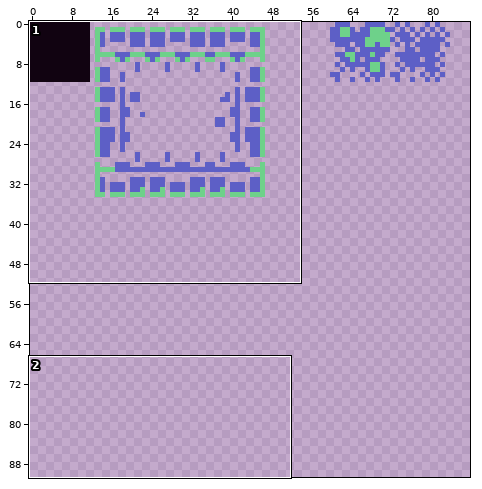
Edited in one commit: sprite sheet (src/assets/tiles.png). The first picture is a wide view before the edit; the outline marks the close-up.
Close-up. Earlier state:
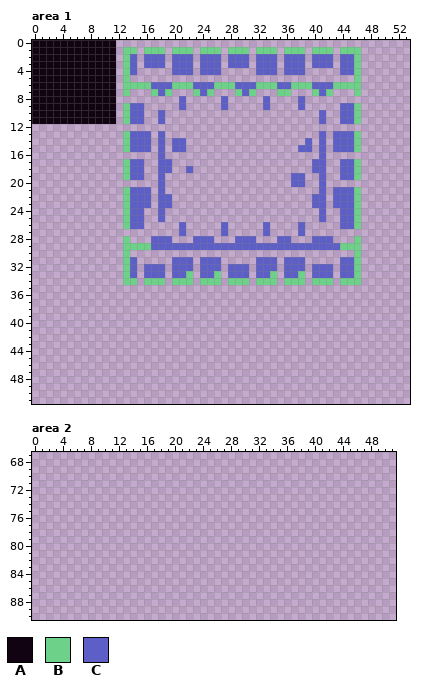
The file is 160x144 pixels. Shown: area 1: x 0..53, y 0..51; area 2: x 0..51, y 67..90. The wide view leaves out empty margins.
Palette (. is transparent): A #110311  B #6ed18a  C #5d5fc6
Pixels before, area 1 (only the part around the change), first column x 0:
 0 AAAAAAAAAAAA.......................................
 1 AAAAAAAAAAAA.BB.BBB.BBB.BBB.BBB.BBB.BBB.BBB.BBB....
 2 AAAAAAAAAAAA.BC.CCC.CCC.CCC.CCC.CCC.CCC.CCC.CCB....
 3 AAAAAAAAAAAA.BC.CCC.CCC.CCC.CCC.CCC.CCC.CCC.CCB....
 4 AAAAAAAAAAAA.BC.....CCC.CCC.....CCC.CCC.....CCB....
 5 AAAAAAAAAAAA.B................................B....
 6 AAAAAAAAAAAA.BBBBCCCBBBCCCBBBCCCBBBCCBBBCCCBBBB....
 7 AAAAAAAAAAAA.B...BCB...BCB...BCB...BB...BCB...B....
 8 AAAAAAAAAAAA.........C.....C.....C....C............
 9 AAAAAAAAAAAA.BCC.....C.....C.....C....C.....CCB....
10 AAAAAAAAAAAA.BCC..C......................C..CCB....
11 AAAAAAAAAAAA.BCC..C......................C..CCB....
12 ...................................................
13 .............BCCC.C......................C.CCCB....
14 .............BCCC.C.CC.................C.C.CCCB....
15 .............BCCC.C.CC................CC.C.CCCB....
16 ..................C......................C.........
17 .............BCC..CC....................CC..CCB....
18 .............BCC..CC..C.................CC..CCB....
19 .............BCC..C..................CC..C..CCB....
20 ..................C..................CC..C.........
21 .............BCCC.C......................C.CCCB....
22 .............BCCC.CC....................CC.CCCB....
23 .............BCCC.CC....................CC.CCCB....
24 .............BCC..C......................C..CCB....
25 .............BCC..C......................C..CCB....
26 .............BCC.....C.....C.....C....C.....CCB....
27 .....................C.....C.....C....C............
28 .............B...CCC...CCC...CCC...CC...CCC...B....
29 .............BBBBCCCCCCCCCCCCCCCCCCCCCCCCCCCBBB....
30 .............B................................B....
31 .............BC.....CCC.CCC.....CCC.CCC.....CCB....
32 .............BC.CCC.CCC.CCC.CCC.CCC.CCC.CCC.CCB....
33 .............BC.CCC.CCB.CCB.CCC.CCB.CCB.CCC.CCB....
34 .............BB.BBB.BBB.BBB.BBB.BBB.BBB.BBB.BBB....
35 ...................................................
36 ...................................................
37 ...................................................
38 ...................................................
39 ...................................................
40 ...................................................
41 ...................................................
42 ...................................................
43 ...................................................
44 ...................................................
45 ...................................................
46 ...................................................
47 ...................................................
48 ...................................................
49 ...................................................
50 ...................................................
51 ...................................................
Now the later version:
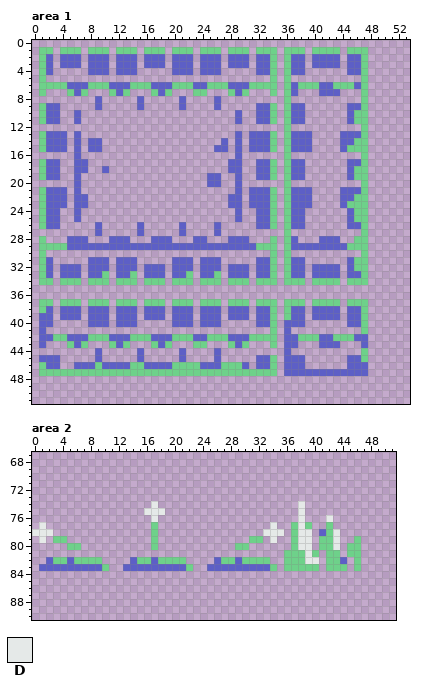
Colours new in this view: D #e5e9e8
The edit:
Changed rows in their new state; - is an unchanged pixel.
Area 1:
first column x 0:
 0 ............------------------------------------
 1 .BB.BBB.BBB.B------------------------------B.--B
 2 .BC.CCC.CCC.CC--------------------B-B------C.-CB
 3 .BC.CCC.CCC.CC--------------------B-B------C.-CB
 4 .BC.....CCC.CC--------------------B-B-------.-CB
 5 .B..........-.--------------------B-B---------.B
 6 .BBBBCCCBBBCCC-----------B--C--B---.BC--B-----CB
 7 .B...BCB...BC-----------B.--BCB.--B.-C--.-CC--.B
 8 .........C..---C----------C.-----.--B-.--------B
 9 .BCC.....C..-..-----------C.----C-B-BC------.-CB
10 .BCC..C.....-...--.----------C--CCB-BCC--.--.--B
11 .BCC..C.....-...--.----------C--CCB-BCC--.--.--B
12 ------------------------------------B----------B
13 -BCCC-C------....-.----------C-CCCB-BCCC-.-.--CB
14 -BCCC-C-CC---....-.-..-----C-C-CCCB-BCC--.-.---B
15 -BCCC-C-CC---....-.-..----CC-C-CCCB-BC---.-.-B-B
16 ------C-----------.----------C------B----.-----B
17 -BCC--CC-----...--..--------CC--CCB-BCC-..--.-CB
18 -BCC--CC--C--...--..--.-----CC--CCB-BCC-..--.--B
19 -BCC--C------...--.------CC--C--CCB-B----.--.--B
20 ------C-----------.------CC--C------B..--.-----B
21 -BCCC-C------....-.----------C-CCCB-BCCC-.-.--CB
22 -BCCC-CC-----....-..--------CC-CCCB-BCCC..-.---B
23 -BCCC-CC-----....-..--------CC-CCCB-BCCC..-.-B-B
24 -BCC--C------...--.----------C--CCB-BCC--.--.--B
25 -BCC--C------...--.----------C--CCB-BCC--.--.--B
26 -BCC-----C---..-----------C.----C-B-BC------.-CB
27 ---------C-----C----------C.-----.--B-.--------B
28 -B---CCC---CCC-----------.--C--.--B.BC--.--C---B
29 -BBBBCCCCCCCCCCCC---------------BBB.B-------C--B
30 -B-----------.--------------------B-B---------.B
31 -BC-----CCC-CC--------------------B-B-------.--B
32 -BC-CCC-CCC-CC--------------------B-B------C.--B
33 -BC-CCC-CCB-CCB---------------------B-C----C.-CB
34 -BB-BBB-BBB-B------------------------------B.--B
37 -BB-BBB-BBB-BBB-BBB-BBB-BBB-BBB-BBB-BBB-BBBB-BBB
38 -BC-CCC-CCC-CCC-CCC-CCC-CCC-CCC-CCB-BCC-CCCC-CCB
39 -CC-CCC-CCC-CCC-CCC-CCC-CCC-CCC-CCB-BCC-CCCC-CCB
40 -CC-----CCC-CCC-----CCC-CCC-----CCB-CCC------CCB
41 -C--------------------------------B-C----------B
42 -CCBBCCCBBBCCCBBBCCCBBBCCBBBCCCBBBB-CCBBBCCBBBCC
43 -C---BCB---BCB---BCB---BB---BCB---B-CC---CCC---C
44 ---------C-----C-----C----C---------C----------B
45 -CCC-----C-----C-----C----C-----CCB-CCC------CCB
46 -BCC--CCCBCCCCBBCCCCBBBBCCCBBBC-CCB-CCC------CCC
47 -BBBBBBBBBBBBBBBBBBBBBBBBBBBBBBBBBB-CCCCCCCCCCCC
Area 2:
first column x 0:
74 -----------------D--------------------D--------
75 ----------------DDD-------------------D--------
76 -----------------D--------------------D---D----
77 -D---------------B----------------D--BDB--B----
78 DDD--------------B---------------DDD-BDD-CBD---
79 -D-BB------------B-------------BB-D--BDD-BBD--B
80 -----BB----------B-----------BB------BDD-BBD-BB
81 ------------------------------------BBBDB-BB-BB
82 --CBBCBBBB----CBBCBBBB----CBBCBBBB--BBBDD-BBC-B
83 -CCCCCCCCCB--CCCCCCCCCB--CCCCCCCCCB-BBBBB-BBB-B
Boxes around the changes in both close-ups, in picture pixels (x1, y1, x2, y2):
changed: (32, 40, 368, 376)
added: (32, 501, 361, 571)
